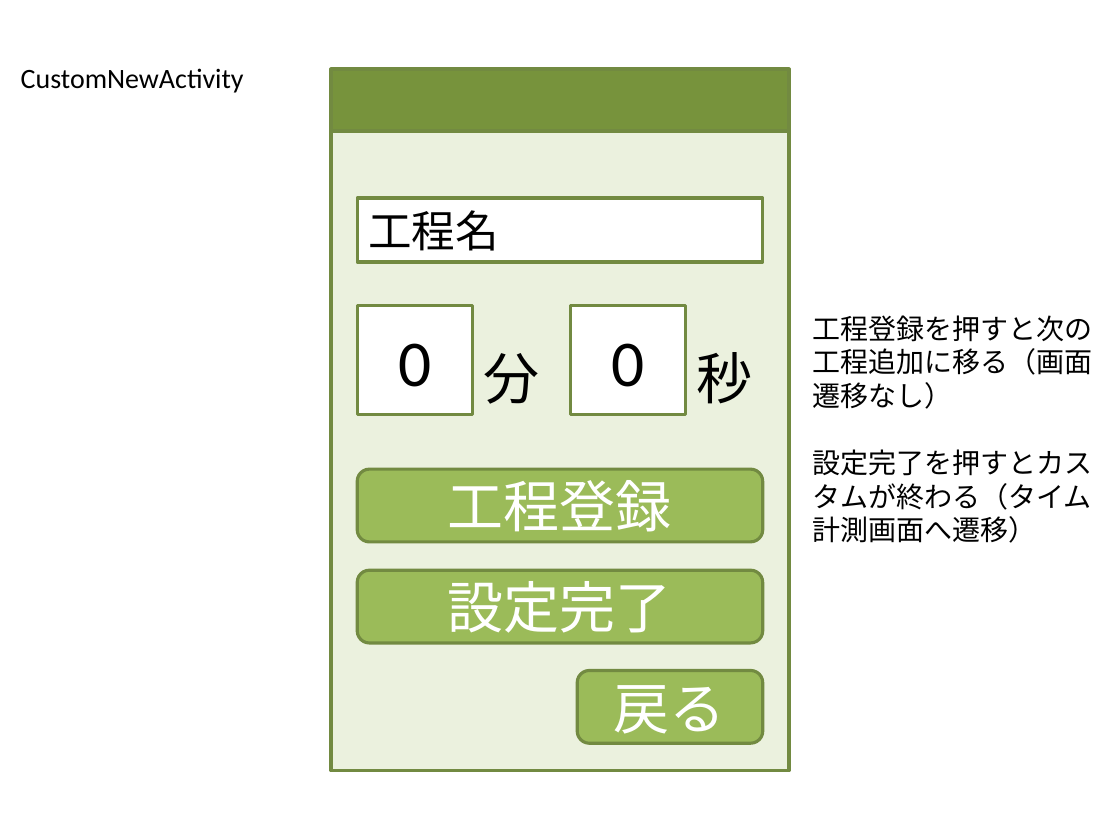
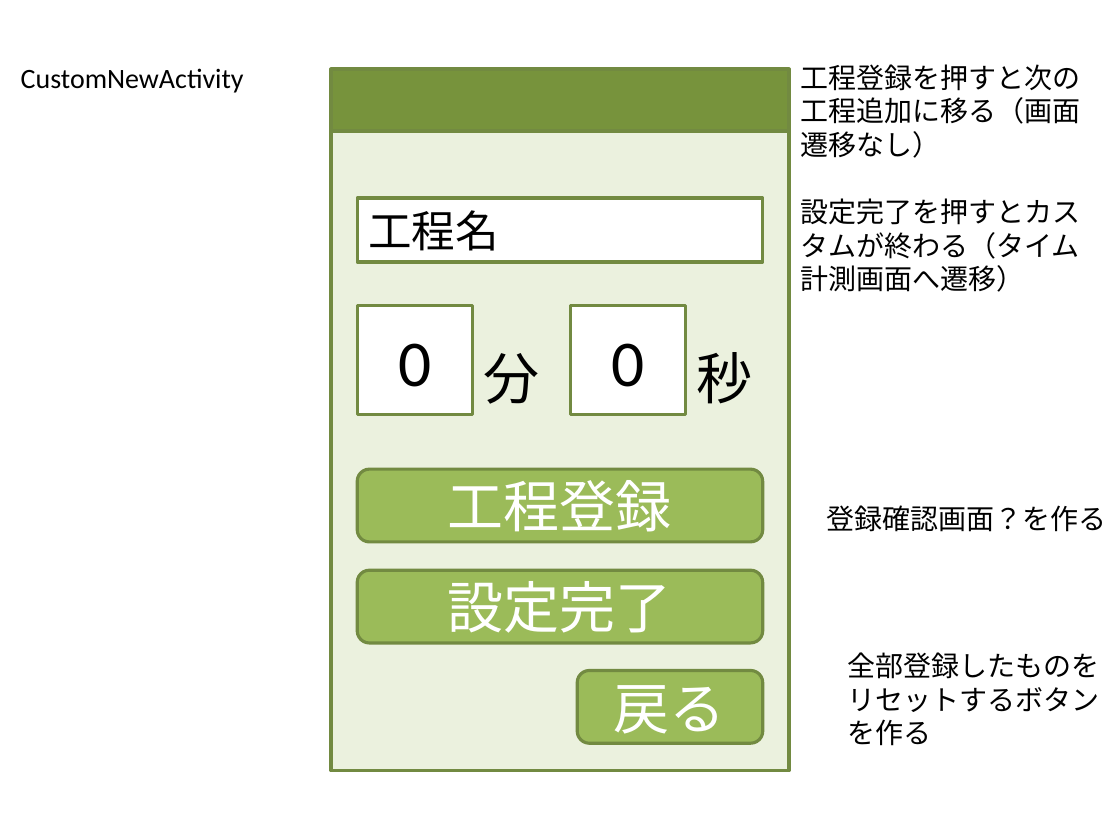
Before and after one commit to MayuOkuda/soba, a slide deck: slide 4 of memo/そばUI2.pptx. Drawn at 1120x840 pixels with LibreOffice and Linux fonts; fonts in the diff are those of the drawing. Boxes give left, top, right and bottom in pixels: in the first picture for what was removed or moved away, otherwise in the second. Text is boxed around its words. In the diff, an @@ line names an element or a change of style, - is before the commit and + after.

```diff
--- a/memo/そばUI2.pptx
+++ b/memo/そばUI2.pptx
@@ text "工程登録を押すと次の工程追加に移る（画面遷移なし）": place and size @@
-text "工程登録を押すと次の工程追加に移る（画面遷移なし）" at (812,315,1092,543)
+text "工程登録を押すと次の工程追加に移る（画面遷移なし）" at (800,64,1080,292)
@@ text added at (826,505,1106,532), 18 pt, text #000000 @@
+登録確認画面？を作る
@@ text added at (847,652,1099,746), 18 pt, text #000000 @@
+全部登録したものをリセットするボタンを作る
```
Also in this commit, not shown: 7 other slides changed, 2 slides added.
